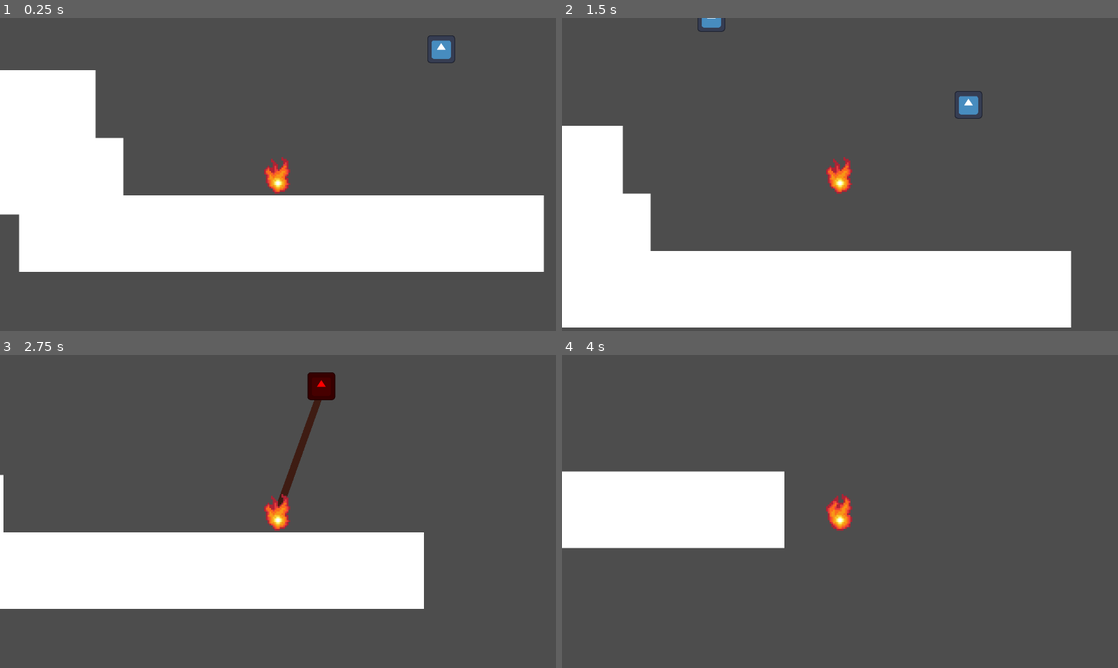
Above: before the commit, frames 1-4 (two rows, left to right).
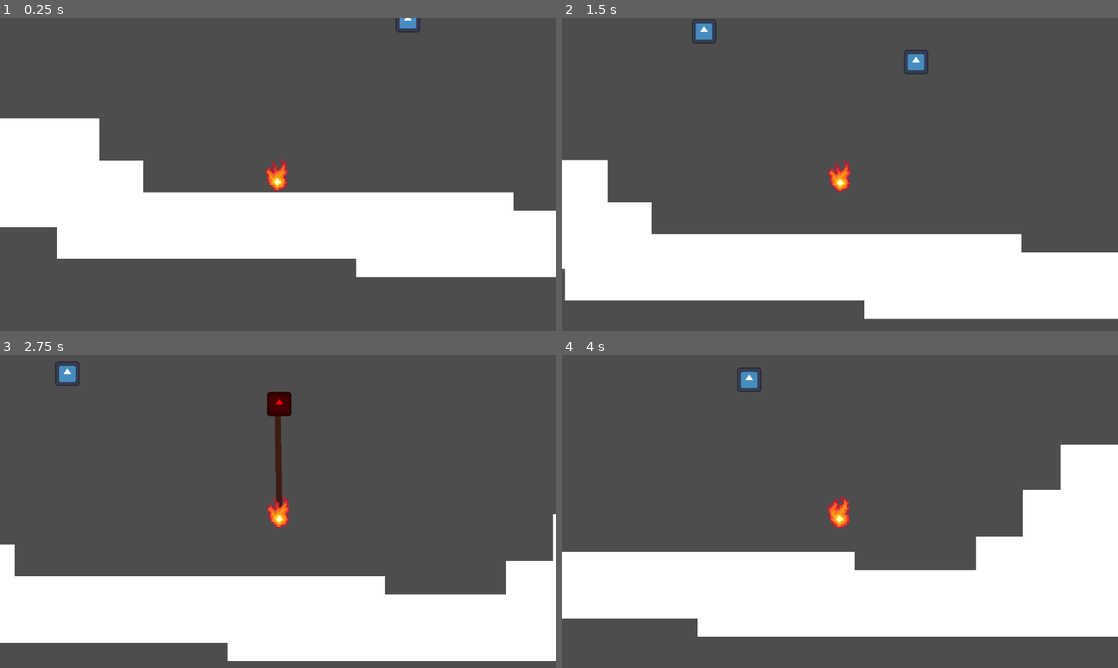
Above: after the commit, the same moments.

Repository: Hex-4/burnout
Game: Godot game, scene res://main_test.tscn
Two runs of this game, one before a commit and one after it. Both use one fixed random seed, a clock stepped at 60 frames per second and the inputs below. The engine's default icon, where the game draws it, is replaced by a stand-in: a white triangle on a blue panel in a dark square.
Inputs (mouse positions are in pixels of both pictures, inside the frame that each line leads up to):
- Up to frame 1 (0.25 s): no input
- Up to frame 2 (1.5 s): tap Enter at 0.5 s; move the mouse to (962, 158) at 0.52 s; press the mouse at (962, 158) at 0.53 s; hold D (right) from 0.53 s (still down); tap W (jump) at 0.77, 0.8, 1.07, 1.35 s; move the mouse to (728, 190) at 1.27 s; release the mouse at (728, 190) at 1.28 s
- Up to frame 3 (2.75 s): tap W (jump) at 1.52, 1.82, 2.3 s; click (166, 527) at 1.55 s; move the mouse to (333, 442) at 2.02 s; release D (right) at 2.03 s; press the mouse at (333, 442) at 2.03 s; hold A (left) from 2.03 s (still down)
- Up to frame 4 (4 s): move the mouse to (812, 574) at 2.77 s; release A (left) at 2.78 s; release the mouse at (812, 574) at 2.78 s; hold D (right) from 2.78 s (still down); tap Alt at 2.85 s; tap W (jump) at 3.02, 3.32 s; click (812, 574) at 3.05 s; move the mouse to (1006, 558) at 3.52 s; hold W (jump) from 3.53 s (still down); tap Shift at 3.6 s

The runs differ from the first frame. In frame 1, 9.6% of the frame differs, in the area x 0-100%, y 0-83%; in frame 2, 14%; in frame 3, 29%; in frame 4, 40%, in the area x 0-100%, y 4-90%.
Error before the commit: Invalid access to property or key 'position' on a base object of type 'Nil'. (res://scripts/player.gd:101)

Commit message:
prototype polish

Diff:
--- a/main_test.tscn
+++ b/main_test.tscn
@@ -9,13 +9,196 @@
 [node name="main-test" type="Node2D" unique_id=373121557]
 
 [node name="StaticBody2D" type="StaticBody2D" parent="." unique_id=18093921]
-position = Vector2(156, 144)
+position = Vector2(159, 144)
+metadata/_edit_group_ = true
 
 [node name="CollisionShape2D" type="CollisionShape2D" parent="StaticBody2D" unique_id=1403657632]
 position = Vector2(1, 29)
 shape = SubResource("RectangleShape2D_wk7j8")
 
 [node name="ColorRect" type="ColorRect" parent="StaticBody2D" unique_id=1781201512]
+offset_left = -150.0
+offset_top = 7.0
+offset_right = 152.0
+offset_bottom = 51.0
+
+[node name="StaticBody2D4" type="StaticBody2D" parent="." unique_id=208522494]
+position = Vector2(357, 156)
+metadata/_edit_group_ = true
+
+[node name="CollisionShape2D" type="CollisionShape2D" parent="StaticBody2D4" unique_id=473783959]
+position = Vector2(1, 29)
+shape = SubResource("RectangleShape2D_wk7j8")
+
+[node name="ColorRect" type="ColorRect" parent="StaticBody2D4" unique_id=2049419470]
+offset_left = -150.0
+offset_top = 7.0
+offset_right = 152.0
+offset_bottom = 51.0
+
+[node name="StaticBody2D5" type="StaticBody2D" parent="." unique_id=741839961]
+position = Vector2(541, 134)
+metadata/_edit_group_ = true
+
+[node name="CollisionShape2D" type="CollisionShape2D" parent="StaticBody2D5" unique_id=1073807285]
+position = Vector2(1, 29)
+shape = SubResource("RectangleShape2D_wk7j8")
+
+[node name="ColorRect" type="ColorRect" parent="StaticBody2D5" unique_id=1595951082]
+offset_left = -150.0
+offset_top = 7.0
+offset_right = 152.0
+offset_bottom = 51.0
+
+[node name="StaticBody2D6" type="StaticBody2D" parent="." unique_id=1908656772]
+position = Vector2(572, 103)
+metadata/_edit_group_ = true
+
+[node name="CollisionShape2D" type="CollisionShape2D" parent="StaticBody2D6" unique_id=290829746]
+position = Vector2(1, 29)
+shape = SubResource("RectangleShape2D_wk7j8")
+
+[node name="ColorRect" type="ColorRect" parent="StaticBody2D6" unique_id=994651561]
+offset_left = -150.0
+offset_top = 7.0
+offset_right = 152.0
+offset_bottom = 51.0
+
+[node name="StaticBody2D7" type="StaticBody2D" parent="." unique_id=233807950]
+position = Vector2(597, 73)
+metadata/_edit_group_ = true
+
+[node name="CollisionShape2D" type="CollisionShape2D" parent="StaticBody2D7" unique_id=48878314]
+position = Vector2(1, 29)
+shape = SubResource("RectangleShape2D_wk7j8")
+
+[node name="ColorRect" type="ColorRect" parent="StaticBody2D7" unique_id=758632738]
+offset_left = -150.0
+offset_top = 7.0
+offset_right = 152.0
+offset_bottom = 51.0
+
+[node name="StaticBody2D8" type="StaticBody2D" parent="." unique_id=2070940372]
+position = Vector2(692, 60)
+metadata/_edit_group_ = true
+
+[node name="CollisionShape2D" type="CollisionShape2D" parent="StaticBody2D8" unique_id=1231162618]
+position = Vector2(1, 29)
+shape = SubResource("RectangleShape2D_wk7j8")
+
+[node name="ColorRect" type="ColorRect" parent="StaticBody2D8" unique_id=1170597948]
+offset_left = -150.0
+offset_top = 7.0
+offset_right = 152.0
+offset_bottom = 51.0
+
+[node name="StaticBody2D9" type="StaticBody2D" parent="." unique_id=150388550]
+position = Vector2(716, 86)
+metadata/_edit_group_ = true
+
+[node name="CollisionShape2D" type="CollisionShape2D" parent="StaticBody2D9" unique_id=1595749777]
+position = Vector2(1, 29)
+shape = SubResource("RectangleShape2D_wk7j8")
+
+[node name="ColorRect" type="ColorRect" parent="StaticBody2D9" unique_id=98968140]
+offset_left = -150.0
+offset_top = 7.0
+offset_right = 152.0
+offset_bottom = 51.0
+
+[node name="StaticBody2D12" type="StaticBody2D" parent="." unique_id=66832007]
+position = Vector2(767, 172)
+metadata/_edit_group_ = true
+
+[node name="CollisionShape2D" type="CollisionShape2D" parent="StaticBody2D12" unique_id=986277228]
+position = Vector2(1, 29)
+shape = SubResource("RectangleShape2D_wk7j8")
+
+[node name="ColorRect" type="ColorRect" parent="StaticBody2D12" unique_id=1538686889]
+offset_left = -150.0
+offset_top = 7.0
+offset_right = 152.0
+offset_bottom = 51.0
+
+[node name="StaticBody2D13" type="StaticBody2D" parent="." unique_id=2005776790]
+position = Vector2(767, 172)
+metadata/_edit_group_ = true
+
+[node name="CollisionShape2D" type="CollisionShape2D" parent="StaticBody2D13" unique_id=272867007]
+position = Vector2(1, 29)
+shape = SubResource("RectangleShape2D_wk7j8")
+
+[node name="ColorRect" type="ColorRect" parent="StaticBody2D13" unique_id=431144301]
+offset_left = -150.0
+offset_top = 7.0
+offset_right = 152.0
+offset_bottom = 51.0
+
+[node name="StaticBody2D10" type="StaticBody2D" parent="." unique_id=827915345]
+position = Vector2(727, 129)
+metadata/_edit_group_ = true
+
+[node name="CollisionShape2D" type="CollisionShape2D" parent="StaticBody2D10" unique_id=1887134022]
+position = Vector2(1, 29)
+shape = SubResource("RectangleShape2D_wk7j8")
+
+[node name="ColorRect" type="ColorRect" parent="StaticBody2D10" unique_id=1001877266]
+offset_left = -150.0
+offset_top = 7.0
+offset_right = 152.0
+offset_bottom = 51.0
+
+[node name="StaticBody2D11" type="StaticBody2D" parent="." unique_id=1598766100]
+position = Vector2(988, 173)
+metadata/_edit_group_ = true
+
+[node name="CollisionShape2D" type="CollisionShape2D" parent="StaticBody2D11" unique_id=90222327]
+position = Vector2(1, 29)
+shape = SubResource("RectangleShape2D_wk7j8")
+
+[node name="ColorRect" type="ColorRect" parent="StaticBody2D11" unique_id=1117927785]
+offset_left = -150.0
+offset_top = 7.0
+offset_right = 152.0
+offset_bottom = 51.0
+
+[node name="StaticBody2D14" type="StaticBody2D" parent="." unique_id=769307261]
+position = Vector2(1243, 173)
+metadata/_edit_group_ = true
+
+[node name="CollisionShape2D" type="CollisionShape2D" parent="StaticBody2D14" unique_id=1297955775]
+position = Vector2(1, 29)
+shape = SubResource("RectangleShape2D_wk7j8")
+
+[node name="ColorRect" type="ColorRect" parent="StaticBody2D14" unique_id=348394523]
+offset_left = -150.0
+offset_top = 7.0
+offset_right = 152.0
+offset_bottom = 51.0
+
+[node name="StaticBody2D15" type="StaticBody2D" parent="." unique_id=291933488]
+position = Vector2(1272, 142)
+metadata/_edit_group_ = true
+
+[node name="CollisionShape2D" type="CollisionShape2D" parent="StaticBody2D15" unique_id=1397369421]
+position = Vector2(1, 29)
+shape = SubResource("RectangleShape2D_wk7j8")
+
+[node name="ColorRect" type="ColorRect" parent="StaticBody2D15" unique_id=1754360308]
+offset_left = -150.0
+offset_top = 7.0
+offset_right = 152.0
+offset_bottom = 51.0
+
+[node name="StaticBody2D16" type="StaticBody2D" parent="." unique_id=618013035]
+position = Vector2(1522, 174)
+metadata/_edit_group_ = true
+
+[node name="CollisionShape2D" type="CollisionShape2D" parent="StaticBody2D16" unique_id=213477444]
+position = Vector2(1, 29)
+shape = SubResource("RectangleShape2D_wk7j8")
+
+[node name="ColorRect" type="ColorRect" parent="StaticBody2D16" unique_id=386222634]
 offset_left = -150.0
 offset_top = 7.0
 offset_right = 152.0
@@ -23,19 +206,21 @@
 
 [node name="StaticBody2D2" type="StaticBody2D" parent="." unique_id=2134052123]
 position = Vector2(-86, 111)
+metadata/_edit_group_ = true
 
 [node name="CollisionShape2D" type="CollisionShape2D" parent="StaticBody2D2" unique_id=1494076257]
-position = Vector2(1, 29)
+position = Vector2(1, 41)
 shape = SubResource("RectangleShape2D_wk7j8")
 
 [node name="ColorRect" type="ColorRect" parent="StaticBody2D2" unique_id=1317598049]
 offset_left = -150.0
-offset_top = 7.0
-offset_right = 152.0
-offset_bottom = 51.0
+offset_top = 19.0
+offset_right = 152.0
+offset_bottom = 63.0
 
 [node name="StaticBody2D3" type="StaticBody2D" parent="." unique_id=1584618931]
-position = Vector2(-102, 72)
+position = Vector2(-115, 95)
+metadata/_edit_group_ = true
 
 [node name="CollisionShape2D" type="CollisionShape2D" parent="StaticBody2D3" unique_id=368246986]
 position = Vector2(1, 29)
@@ -54,4 +239,28 @@
 position = Vector2(101, 17)
 
 [node name="GrapplePoint2" parent="." unique_id=632351723 instance=ExtResource("2_mijvv")]
-position = Vector2(249, 67)
+position = Vector2(241, 37)
+
+[node name="GrapplePoint3" parent="." unique_id=1349825078 instance=ExtResource("2_mijvv")]
+position = Vector2(393, -21)
+
+[node name="GrapplePoint4" parent="." unique_id=874735494 instance=ExtResource("2_mijvv")]
+position = Vector2(611, -64)
+
+[node name="GrapplePoint5" parent="." unique_id=155469495 instance=ExtResource("2_mijvv")]
+position = Vector2(889, -34)
+
+[node name="GrapplePoint6" parent="." unique_id=1879204975 instance=ExtResource("2_mijvv")]
+position = Vector2(1006, 36)
+
+[node name="GrapplePoint7" parent="." unique_id=484233920 instance=ExtResource("2_mijvv")]
+position = Vector2(1165, 8)
+
+[node name="GrapplePoint8" parent="." unique_id=974295594 instance=ExtResource("2_mijvv")]
+position = Vector2(1281, 23)
+
+[node name="GrapplePoint9" parent="." unique_id=1978837289 instance=ExtResource("2_mijvv")]
+position = Vector2(1397, 7)
+
+[node name="GrapplePoint10" parent="." unique_id=1995910439 instance=ExtResource("2_mijvv")]
+position = Vector2(1609, 52)
--- a/player.tscn
+++ b/player.tscn
@@ -78,3 +78,4 @@
 shape = SubResource("CircleShape2D_gmrs5")
 
 [node name="Camera2D" type="Camera2D" parent="." unique_id=435889818]
+zoom = Vector2(0.87, 0.87)
--- a/scripts/player.gd
+++ b/scripts/player.gd
@@ -3,17 +3,20 @@
 enum State {FREE, ATTACHED}
 
 const SPEED = 100.0
-const JUMP_VELOCITY = -300.0
+const JUMP_VELOCITY = -250.0
 const MAX_GRAPPLE_RANGE = 180
 const ALIGNMENT_THRESHOLD = 0.7
 const DISTANCE_WEIGHT = 0.3
 const GRAPPLE_NUDGE_SPEED = 150
-const GRAVITY = 1000.0
+const GRAVITY = 700.0
 const AIR_STEER_MULT = 1
+const REEL_SPEED = 70
+const MIN_ROPE_LENGTH = 40
 
 var state := State.FREE
 var attached_point: Node2D
 var rope_length: float
+var after_grapple := false
 
 func get_grapple_point() -> Node2D:
 	var points: Array[Node] = get_tree().get_nodes_in_group("attachable")
@@ -45,13 +48,15 @@
 			(attached_point.get_node("Icon") as Sprite2D).modulate = Color("red")
 			rope_length = position.distance_to(attached_point.position)
 	elif Input.is_action_just_released("grapple"):
+		after_grapple = true
 		if attached_point:
 			(attached_point.get_node("Icon") as Sprite2D).modulate = Color(1,1,1,1)
 		attached_point = null
 		rope_length = 0
 
 	if Input.is_action_pressed("grapple"):
-		state = State.ATTACHED
+		if attached_point != null:
+			state = State.ATTACHED
 		if (len($Line2D.points) > 1):
 			$Line2D.remove_point(1)
 		if attached_point:
@@ -63,11 +68,14 @@
 		state = State.FREE
 		attached_point = null
 
+	if is_on_floor() and after_grapple:
+		after_grapple = false
 
+	print(after_grapple)
 
 	if state == State.FREE:
 		# In the air:
-		if not is_on_floor():
+		if not is_on_floor() and after_grapple:
 			velocity += Vector2.DOWN * GRAVITY * delta
 
 			var direction := Input.get_axis("left", "right")
@@ -75,6 +83,17 @@
 			if direction:
 				if velocity.x * direction <= SPEED:
 					velocity.x = move_toward(velocity.x, SPEED * direction, SPEED * AIR_STEER_MULT * delta)
+
+			move_and_slide()
+		elif not is_on_floor():
+			velocity += Vector2.DOWN * GRAVITY * delta
+
+			var direction := Input.get_axis("left", "right")
+
+			if direction:
+				velocity.x = direction * SPEED
+			else:
+				velocity.x = move_toward(velocity.x, 0, SPEED)
 
 			move_and_slide()
 		# On the ground.
@@ -97,6 +116,9 @@
 		if not is_on_floor():
 			velocity += Vector2.DOWN * GRAVITY * delta
 
+		if Input.is_action_pressed("jump"): # reel in if so
+			rope_length = max(MIN_ROPE_LENGTH, rope_length - REEL_SPEED * delta)
+
 		var input_direction := Input.get_axis("left", "right")
 		var forwards_on_circle = (attached_point.position - position).rotated(deg_to_rad(90)).normalized()
 		print(forwards_on_circle)
